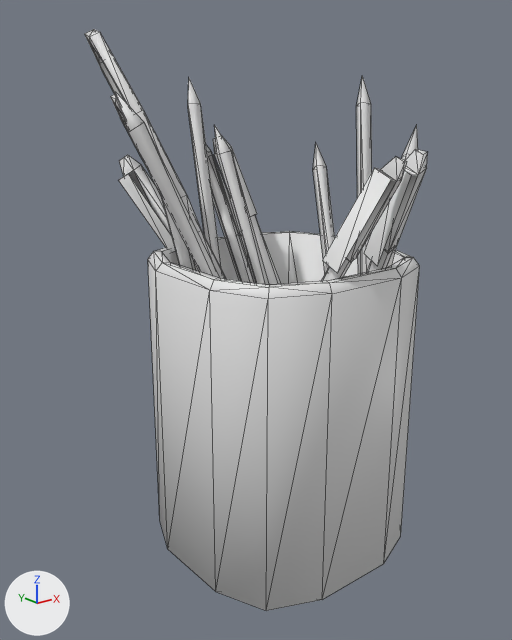
One commit to the FBX model Render/Stationery/Stationery.fbx: the scene before it, then after it.
One viewpoint serves both versions: a camera (50 mm lens) standing at (-0.1312, -0.1533, 0.1345) and looking at (-0.0061, 0.0032, 0.0719). The axes (+X, +Y, +Z) are drawn at lower left. The lights are the same throughout. Mesh edges are drawn as thin lines. Where no turn or scale is listed for an object, it has been applied to the vertices.

The scene before the commit, as lines of its bpy script (objects in view):
```python
me_cube = bpy.data.meshes.new('Cube')
me_cube.from_pydata(...)  # 266 vertices, 426 faces; spans x -0.052..0.037, y -0.043..0.054, z 0.0..0.152
# before: 156 (-0.002, -0.036, 0.119) at pixel (374, 167), 157 (-0.002, -0.042, 0.116) at pixel (391, 179), 158 (-0.009, -0.027, 0.096) at pixel (322, 260), 159 (-0.009, -0.033, 0.093) at pixel (337, 273), 262 (0.006, -0.036, 0.119)
# before: 263 (0.005, -0.042, 0.117) at pixel (411, 175), 264 (0.007, -0.026, 0.095) at pixel (363, 253), 265 (0.006, -0.032, 0.093) at pixel (377, 266)
ob_cube = bpy.data.objects.new('Cube', me_cube)
ob_cube.location = (0.0, 0.0, 0.0)
```
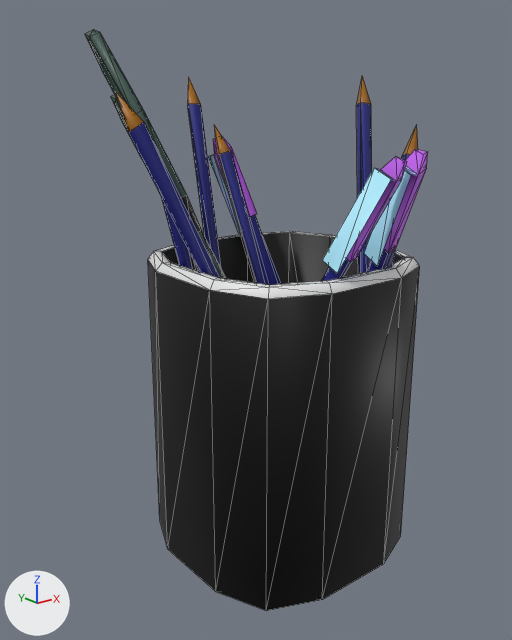
The newer file is also rescaled (x32.3), turned or shifted as a whole; pictures and numbers use the older file's frame.

Boxes (x1, y1, x2, y2) around the edits, measured in the pictures (512 x 640 px; the box of a moved part takes in the faces that stretch with it):
part 1 of me_cube, moved or reshaped: (323, 168, 411, 273) in both
part 2 of me_cube, cut back: before (119, 144, 335, 282)
part 3 of me_cube, recoloured (white to black): (148, 106, 420, 611) in both
part 4 of me_cube, recoloured: (85, 29, 226, 279) in both
part 5 of me_cube, recoloured (white to blue): (129, 102, 410, 285) in both
part 6 of me_cube, recoloured (white to purple): (213, 138, 428, 262) in both
part 7 of me_cube, recoloured (white to blue): (208, 155, 417, 233) in both
part 8 of me_cube, recoloured (white to brown): (116, 75, 418, 156) in both

The change, as a diff of the scene's bpy script:
```diff
--- a/Render/Stationery/Stationery.fbx.py
+++ b/Render/Stationery/Stationery.fbx.py
@@ mat_material_018 @@
+mat_material_018 = principled_material('Material.018')
+mat_material_018.base_color = (0.386, 0.144, 0.00121)  # brown #a76a04
@@ mat_material_013 @@
+mat_material_013 = principled_material('Material.013')
+mat_material_013.base_color = (0.8, 0.8, 0.8)  # white #e7e7e7
@@ mat_material_016 @@
+mat_material_016 = principled_material('Material.016')
+mat_material_016.base_color = (0.624, 0.144, 1.0)  # purple #cf6aff
@@ mat_material_012 @@
+mat_material_012 = principled_material('Material.012')
+mat_material_012.base_color = (0.0, 0.0, 0.0)  # black #000000
@@ mat_material_014 @@
+mat_material_014 = principled_material('Material.014')
+mat_material_014.base_color = (0.0437, 0.0931, 0.0742)  # dark green #3b564d
@@ mat_material_017 @@
+mat_material_017 = principled_material('Material.017')
+mat_material_017.base_color = (0.423, 0.831, 1.0)  # cyan #aeebff
@@ mat_material_015 @@
+mat_material_015 = principled_material('Material.015')
+mat_material_015.base_color = (0.0116, 0.0152, 0.238)  # blue #1c2186
@@ me_cube @@
 # used by ob_cube; location = (0.0, 0.0, 0.0)
 # verts and faces of me_cube; kept vertices keep their numbers, new ones are numbered from 266
-me_cube.from_pydata(...)  # 266 vertices, 426 faces; spans x -0.052..0.037, y -0.043..0.054, z 0.0..0.152
+me_cube.from_pydata(...)  # 241 vertices, 384 faces; spans x -0.052..0.037, y -0.043..0.054, z 0.0..0.152
+# me_cube part 1
+delete_faces([(156, 159, 157), (262, 265, 263), (156, 158, 159), (262, 264, 265)])
+faces += [(156, 157, 159), (262, 263, 265), (156, 159, 158), (262, 265, 264)]  # mat_material_017 (cyan #aeebff)
+# me_cube part 2
+# 25 vertices are removed from x -0.031..0.035, y -0.026..0.042, z 0.004..0.125
+# 44 faces are deleted
+# 1 vertex moves within x -0.019, y 0.024, z 0.096
+# 2 new faces join them, mat_material_017 (cyan #aeebff)
+# me_cube part 3: 102 faces spanning x -0.036..0.035, y -0.034..0.041, z 0.0..0.133 switch from no material to mat_material_012 (black #000000)
+# me_cube part 4: 122 faces spanning x -0.047..-0.01, y -0.003..0.054, z 0.079..0.152 switch from no material to mat_material_014 (dark green #3b564d)
+# me_cube part 5: 43 faces spanning x -0.05..0.037, y -0.033..0.041, z 0.0..0.133 switch from no material to mat_material_015 (blue #1c2186)
+# me_cube part 6: 39 faces spanning x -0.006..0.014, y -0.043..0.038, z 0.096..0.123 switch from no material to mat_material_016 (purple #cf6aff)
+# me_cube part 7: 12 faces spanning x -0.009..0.012, y -0.042..0.04, z 0.092..0.119 switch from no material to mat_material_017 (cyan #aeebff)
+# me_cube part 8: 18 faces spanning x -0.052..0.037, y -0.027..0.041, z 0.114..0.141 switch from no material to mat_material_018 (brown #a76a04)
+me_cube.materials.append(mat_material_013)  # white #e7e7e7
```
